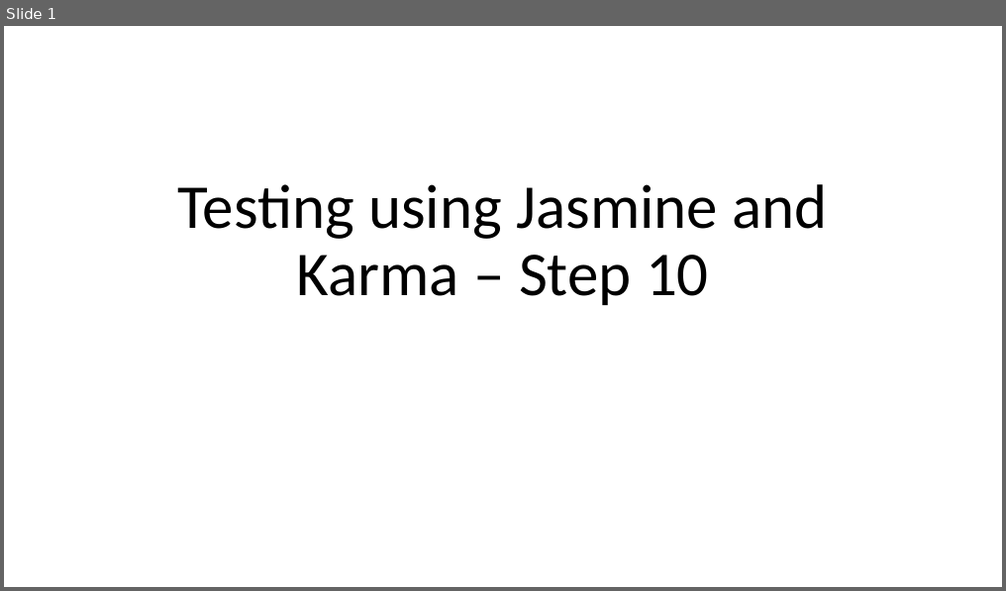
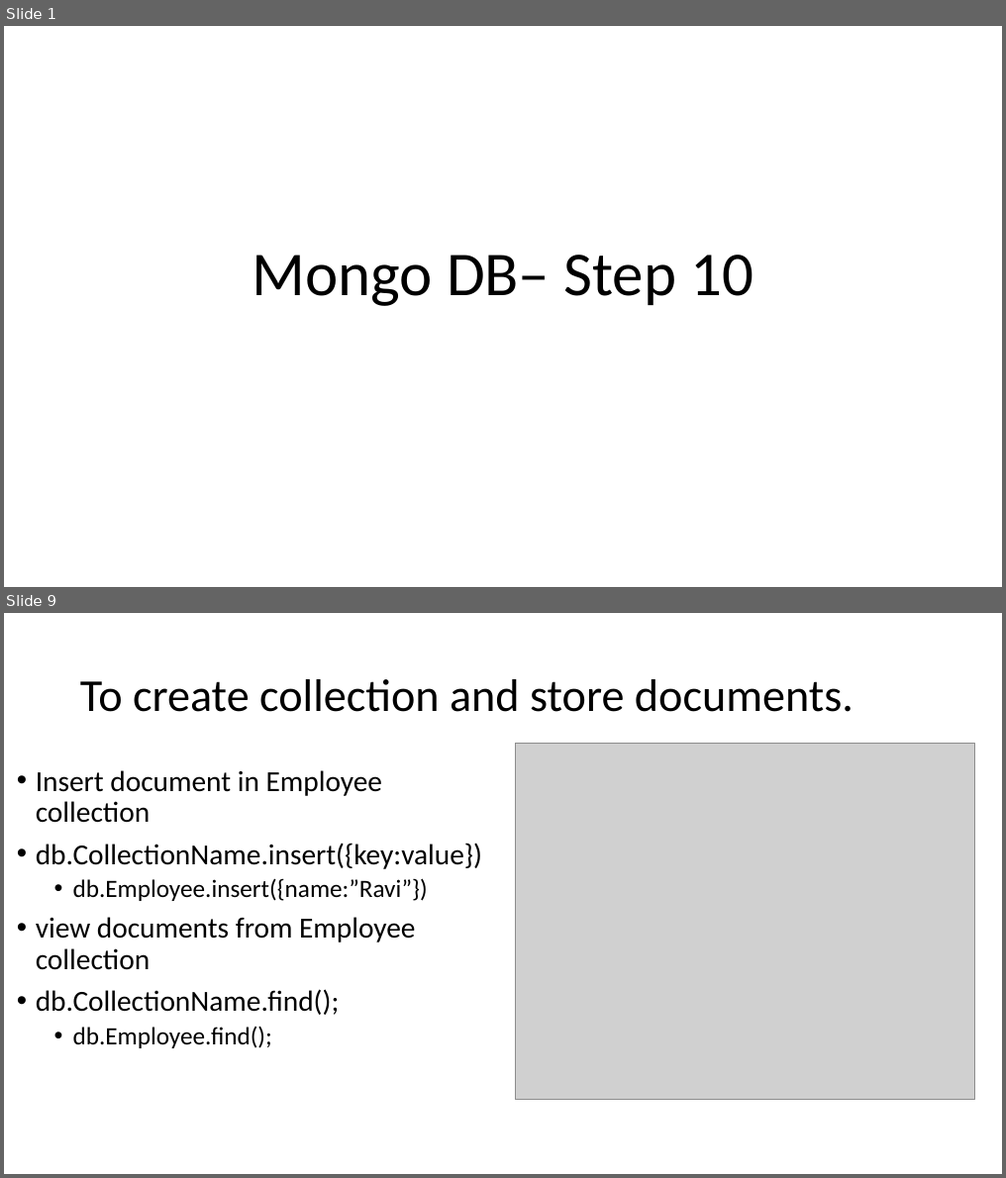
Before and after one commit to Kaleakash/mean_stack_running_capstone, a slide deck: Phase 3/Step 12 - Mongo DB Database.pptx. Shown one above the other, each under a label of ours: slide 1 before the commit, slides 1 and 9 after it; the slides between them are not shown. The pictures are 1006x591 and 1006x1178 pixels, drawn with LibreOffice and Linux fonts; fonts in the diff are those of the drawing; grey boxes stand for pictures. Boxes give left, top, right and bottom in pixels: in the first picture for what was removed or moved away, otherwise in the second. Text is boxed around its words. In the diff, an @@ line names an element or a change of style, - is before the commit and + after.

```diff
--- a/Phase 3/Step 12 - Mongo DB Database.pptx
+++ b/Phase 3/Step 12 - Mongo DB Database.pptx
@@ slide 9 added at <box>4,613,1002,1174</box>, background #FFFFFF @@
@@ title added at <box>80,679,853,712</box>, 44 pt, text #000000 @@
+To create collection and store documents.
@@ picture added at <box>515,744,975,1100</box> @@
@@ text added at <box>36,770,482,1049</box>, 28 pt, text #000000 @@
+• Insert document in Employee collection
+• db.CollectionName.insert({key:value})
+  • db.Employee.insert({name:”Ravi”})
+• view documents from Employee collection
+• db.CollectionName.find();
+  • db.Employee.find();
@@ slide 1 changed as well @@
@@ title at <box>252,255,754,306</box>: text changed @@
-Testing using Jasmine and Karma – Step 10
+Mongo DB– Step 10
```
Also in this commit, not shown: 1 other slide changed, 7 other slides added, 23 slides removed, 3 other files.
